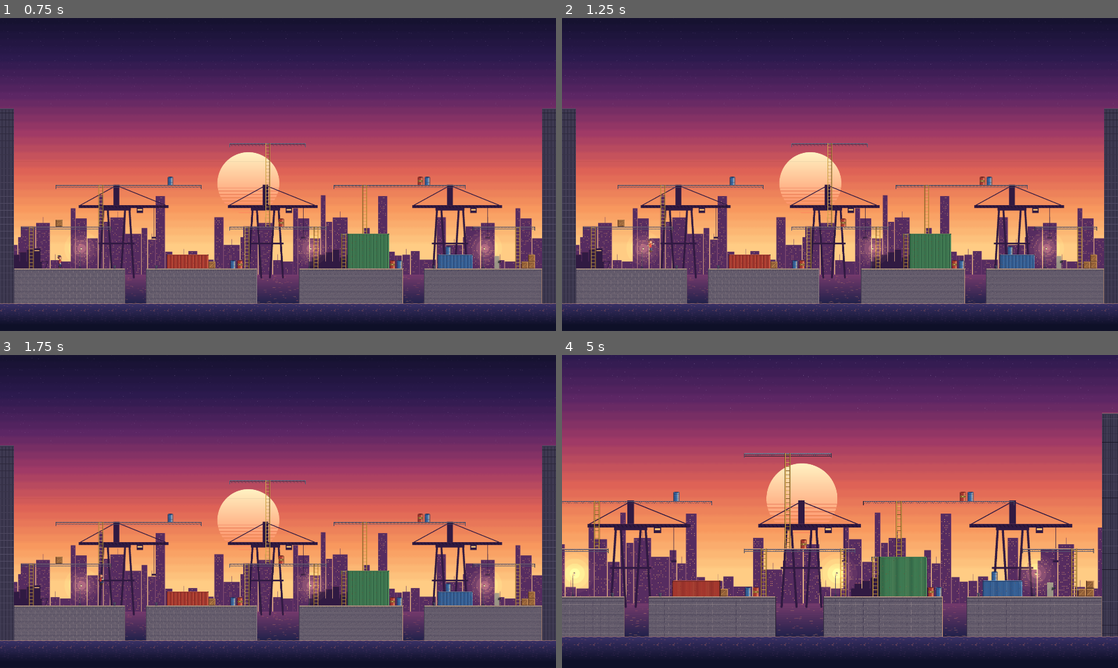
Above: before the commit, frames 1-4 (two rows, left to right).
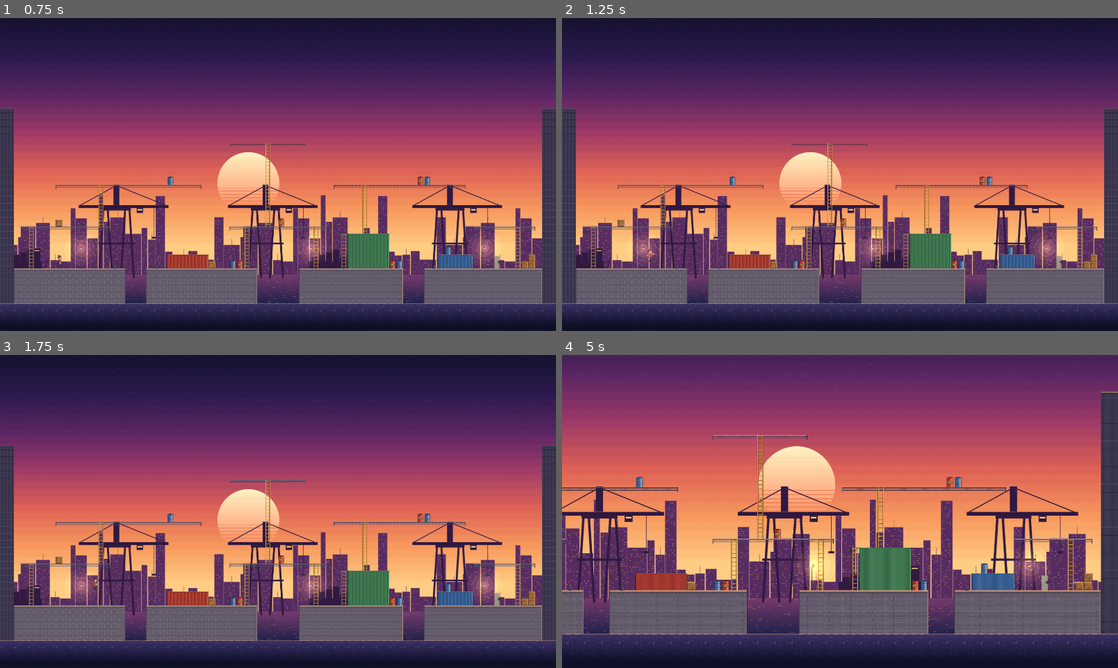
Above: after the commit, the same moments.

Repository: oplosy/fable
Game: Godot game, scene res://scenes/main.tscn
Two runs of this game, one before a commit and one after it. Both use one fixed random seed, a clock stepped at 60 frames per second and the inputs below.
Inputs (mouse positions are in pixels of both pictures, inside the frame that each line leads up to):
- Up to frame 1 (0.75 s): tap Enter at 0.5 s; move the mouse to (400, 158) at 0.52 s; hold D (p1_right) from 0.53 s (still down); tap J (p1_attack) at 0.6 s; click (400, 158) at 0.67 s
- Up to frame 2 (1.25 s): keep holding D (p1_right); tap Space (p1_jump) at 0.77 s
- Up to frame 3 (1.75 s): move the mouse to (166, 527) at 1.27 s; release D (p1_right) at 1.28 s; hold S (p1_down) from 1.28 s (still down); tap Shift (p1_run) at 1.35 s; tap Space (p1_jump) at 1.52 s
- Up to frame 4 (5 s): tap Space (p1_jump) at 2, 3.02, 3.77, 4.52 s; move the mouse to (895, 442) at 2.02 s; release S (p1_down) at 2.03 s; hold D (p1_right) 2.03-2.78 s; tap 1 (p1_slot_1) at 2.1 s; tap Enter at 2.75 s; move the mouse to (812, 574) at 2.77 s; hold W (p1_up) 2.78-3.53 s; tap 2 (p1_slot_2) at 2.85 s; click (812, 574) at 2.92 s; move the mouse to (1006, 558) at 3.52 s; hold A (p1_left) from 3.53 s (still down); tap 3 (p1_slot_3) at 3.6 s; move the mouse to (673, 464) at 4.27 s; tap 4 (p1_slot_4) at 4.35 s

Frame 1 is identical in both runs. In frame 2, less than 0.1% of the frame differs, in the area x 15-17%, y 70-79%; in frame 3, less than 0.1%; in frame 4, 50%, in the area x 0-100%, y 0-93%.

Commit message:
Cut run speed and jump height to 70% for both classes

Diff:
--- a/data/classes/fast.tres
+++ b/data/classes/fast.tres
@@ -49,7 +49,8 @@
 display_name = "Fast"
 max_health = 90
 walk_speed = 130.0
-run_speed = 215.0
+run_speed = 150.0
+jump_velocity = -251.0
 roll_speed = 235.0
 melee_combo = Array[ExtResource("2_attack")]([SubResource("jab"), SubResource("jab"), SubResource("jab"), SubResource("hook")])
 combo_cooldown = 0.6
--- a/data/classes/heavy.tres
+++ b/data/classes/heavy.tres
@@ -49,8 +49,8 @@
 display_name = "Heavy"
 max_health = 130
 walk_speed = 100.0
-run_speed = 170.0
-jump_velocity = -260.0
+run_speed = 119.0
+jump_velocity = -218.0
 dive_velocity = Vector2(220, -190)
 roll_speed = 190.0
 melee_combo = Array[ExtResource("2_attack")]([SubResource("punch"), SubResource("punch"), SubResource("kick")])
--- a/tests/test_movement.gd
+++ b/tests/test_movement.gd
@@ -128,7 +128,7 @@
 		peaks[0] = minf(peaks[0], fast.position.y)
 		peaks[1] = minf(peaks[1], heavy.position.y)
 		await physics_frames(1)
-	check(floor_y - peaks[1] < floor_y - peaks[0] - 10.0, "Heavy jumps lower than Fast")
+	check(floor_y - peaks[1] < floor_y - peaks[0] - 5.0, "Heavy jumps lower than Fast")
 	fast.queue_free()
 	heavy.queue_free()
 	await physics_frames(60)
